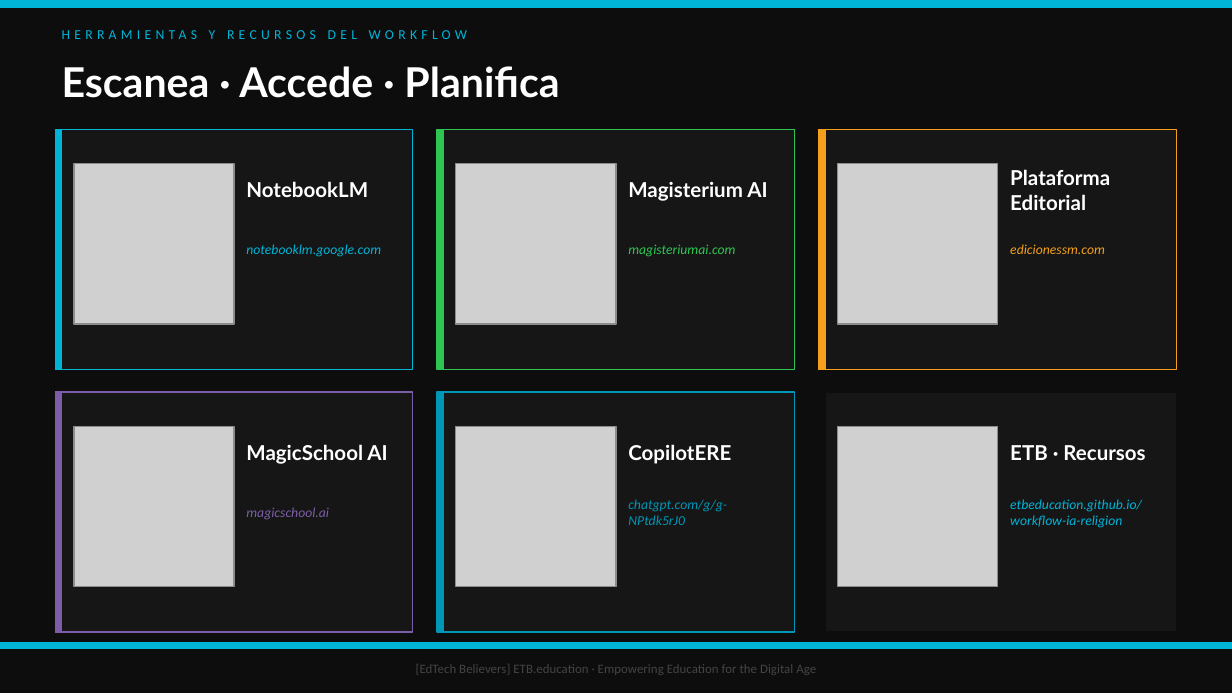
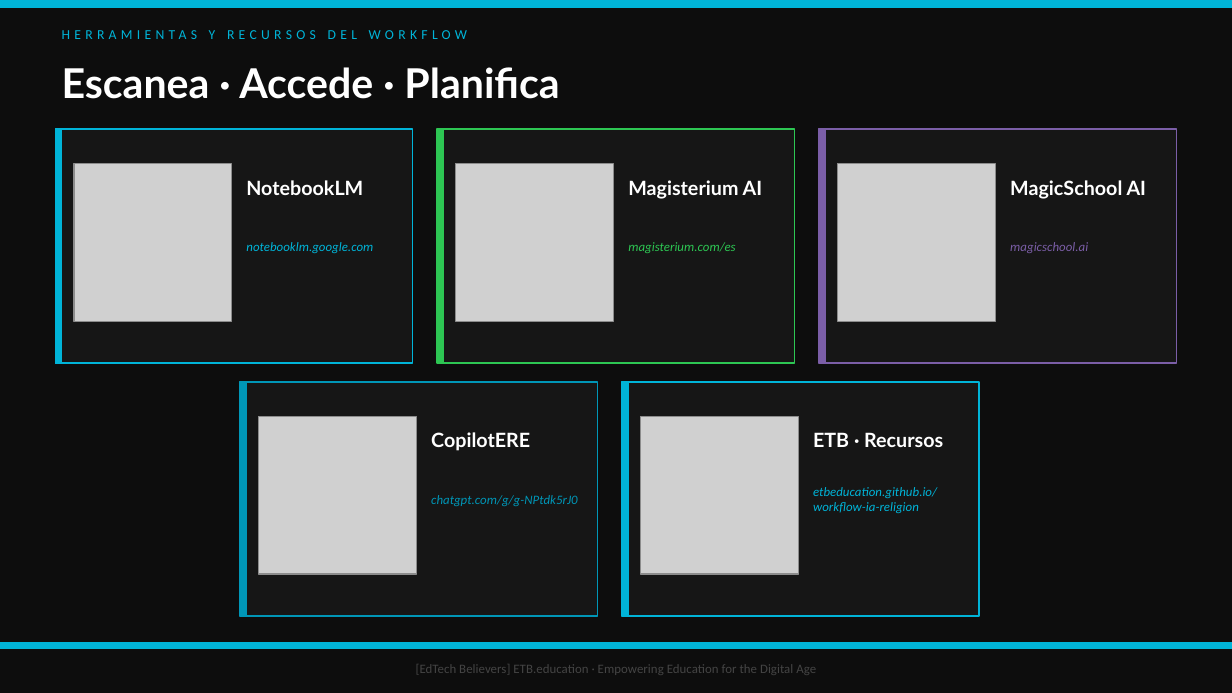
Before and after one commit to etbeducation/workflow-ia-religion, a slide deck: slide 6 of ETB-IA-Religion-Video.pptx. Drawn at 1232x693 pixels with LibreOffice and Linux fonts; fonts in the diff are those of the drawing; grey boxes stand for pictures. Boxes give left, top, right and bottom in pixels: in the first picture for what was removed or moved away, otherwise in the second. Text is boxed around its words. In the diff, an @@ line names an element or a change of style, - is before the commit and + after.

Commit message:
Update: fix Magisterium URL, remove editorial, 5 QR grid

```diff
--- a/ETB-IA-Religion-Video.pptx
+++ b/ETB-IA-Religion-Video.pptx
@@ rectangle: place and size @@
-rectangle at (55,129,413,370)
+rectangle at (55,129,413,363)
@@ rectangle: place and size @@
-rectangle at (55,129,62,370)
+rectangle at (55,129,62,363)
@@ rectangle: place and size @@
-rectangle at (437,129,795,370)
+rectangle at (437,129,795,363)
@@ rectangle: place and size @@
-rectangle at (437,129,444,370)
+rectangle at (437,129,444,363)
@@ rectangle: place and size @@
-rectangle at (819,129,1177,370)
+rectangle at (819,129,1177,363)
@@ rectangle at (819,129,1177,363): outline #F4A01C 1 pt to #7B5EA7 1 pt @@
@@ rectangle: place and size @@
-rectangle at (819,129,825,370)
+rectangle at (819,129,825,363)
@@ rectangle at (819,129,825,363): fill #F4A01C to #7B5EA7; outline #F4A01C 1 pt to #7B5EA7 1 pt @@
@@ size 12 to 11.5 pt in 5 elements at (246,180,363,195), (628,180,762,199), (431,432,530,451), (813,432,943,447), (1010,180,1146,199) @@
@@ text "MagicSchool AI": place and size @@
-text "MagicSchool AI" at (246,444,387,464)
+text "MagicSchool AI" at (1010,180,1146,199)
@@ text removed at (1010,169,1110,210) @@
-Plataforma Editorial
@@ size 8 to 7.5 pt in 4 elements at (246,242,373,253), (431,495,577,506), (813,487,937,513), (1010,242,1088,253) @@
@@ text "magicschool.ai": place and size @@
-text "magicschool.ai" at (246,507,329,520)
+text "magicschool.ai" at (1010,242,1088,253)
@@ text at (628,242,735,253): text changed; size 8 to 7.5 pt @@
-magisteriumai.com
+magisterium.com/es
@@ text removed at (1010,244,1105,254) @@
-edicionessm.com
@@ rectangle: place and size @@
-rectangle at (437,392,795,632)
+rectangle at (240,382,598,616)
@@ rectangle: place and size @@
-rectangle at (437,392,444,632)
+rectangle at (240,382,246,616)
@@ rectangle: place and size @@
-rectangle at (819,392,825,632)
+rectangle at (622,382,979,616)
@@ rectangle at (622,382,979,616): fill #0D0D0D to #161616; outline #0D0D0D 1 pt to #00B4D8 1 pt @@
@@ rectangle added at (622,382,628,616), fill #00B4D8, outline #00B4D8 1 pt @@
@@ rectangle removed at (55,392,413,632) @@
@@ rectangle removed at (55,392,62,632) @@
@@ picture: place and size @@
-picture at (456,426,616,586)
+picture at (259,416,416,574)
@@ text "CopilotERE": place and size @@
-text "CopilotERE" at (628,444,731,464)
+text "CopilotERE" at (431,432,530,451)
@@ picture: place and size @@
-picture at (838,426,998,586)
+picture at (641,416,798,574)
@@ text "ETB · Recursos": place and size @@
-text "ETB · Recursos" at (1010,445,1145,460)
+text "ETB · Recursos" at (813,432,943,447)
@@ rectangle removed at (819,392,1177,632) @@
@@ picture removed at (74,426,234,586) @@
@@ text "chatgpt.com/g/g-NPtdk5rJ0": place and size @@
-text "chatgpt.com/g/g-NPtdk5rJ0" at (628,499,727,525)
+text "chatgpt.com/g/g-NPtdk5rJ0" at (431,495,577,506)
@@ text "etbeducation.github.io/workflow-ia-religion": place and size @@
-text "etbeducation.github.io/workflow-ia-religion" at (1010,499,1142,528)
+text "etbeducation.github.io/workflow-ia-religion" at (813,487,937,513)
```
